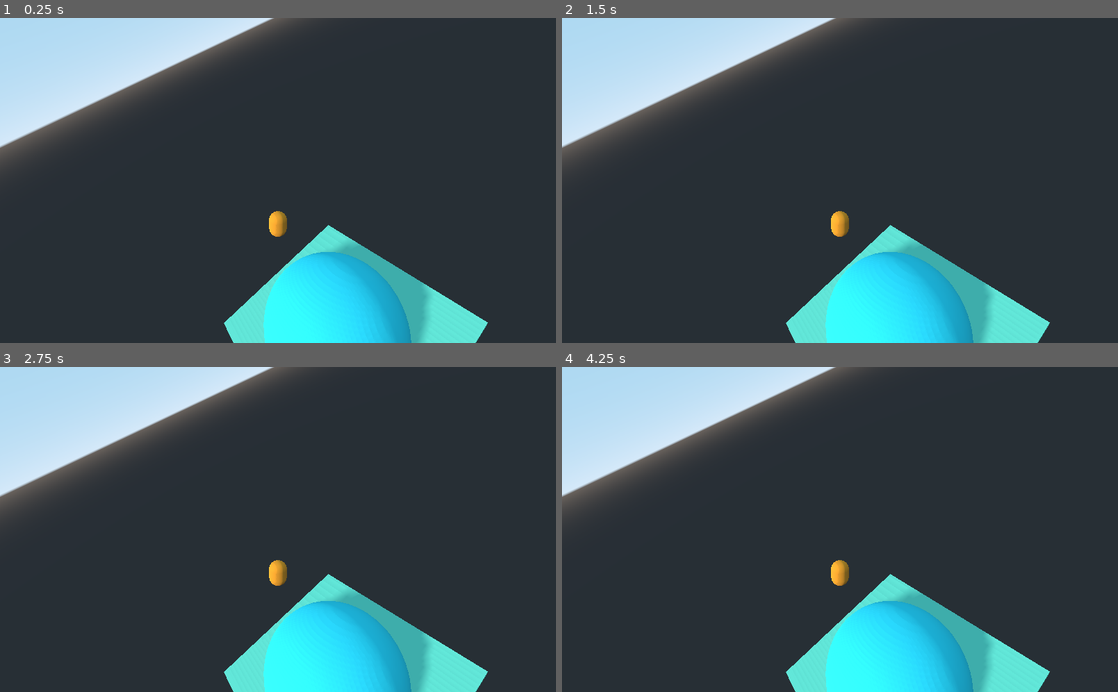
Above: before the commit, frames 1-4 (two rows, left to right).
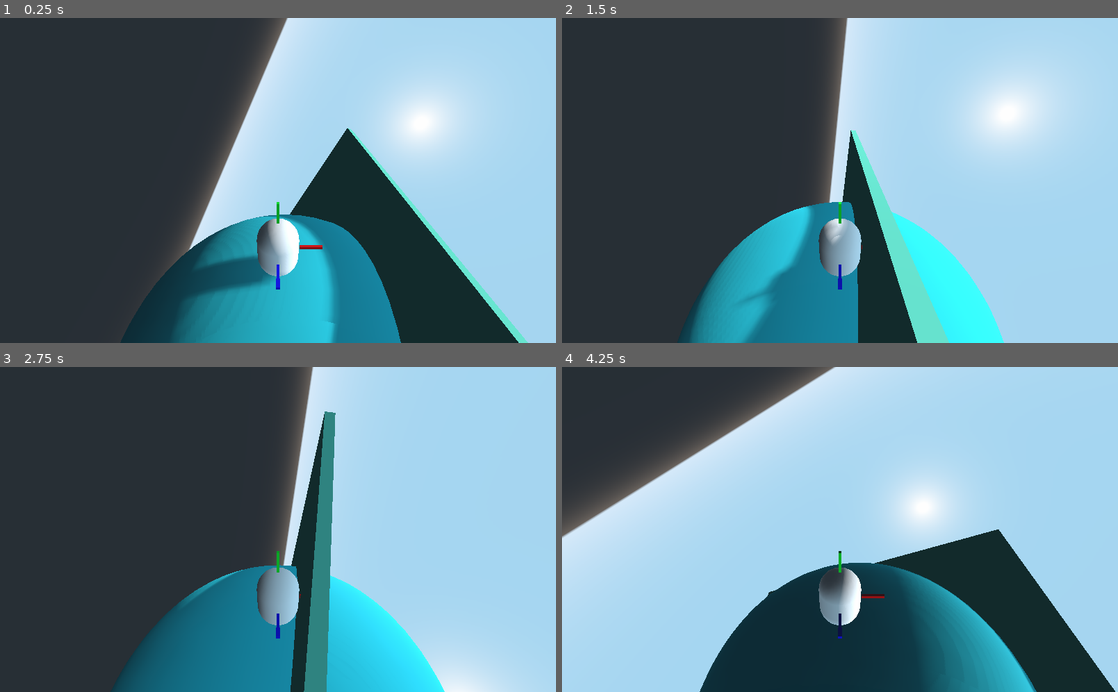
Above: after the commit, the same moments.

Repository: kevinms/godot-wild-jam-23
Game: Godot game, scene res://Game.tscn
The game is run twice, just before and just after one commit, with the same random seed, the same clock (stepped at 60 frames per second) and the same inputs.
Inputs:
- Up to frame 1 (0.25 s): no input
- Up to frame 2 (1.5 s): hold D (right) 0.53-1.28 s; tap Space (jump) at 0.6, 0.77, 1.07, 1.35 s; hold S (back) from 1.28 s (still down)
- Up to frame 3 (2.75 s): tap Space (jump) at 1.52, 1.82, 2.1 s; release S (back) at 2.03 s; hold D (right) from 2.03 s (still down)
- Up to frame 4 (4.25 s): release D (right) at 2.78 s; hold W (forward) 2.78-3.53 s; tap Space (jump) at 2.85, 3.02, 3.32, 3.6, 3.77, 4.07 s; hold A (left) from 3.53 s (still down)

The runs differ from the first frame. In frame 1, 68% of the frame differs, in the area x 0-100%, y 0-100%; in frame 2, 71%; in frame 3, 67%; in frame 4, 91%.

Commit message:
Finally got WASD movement and gravity around a sphere working! Now time for the camera... ugh...

Diff:
--- /dev/null
+++ b/Bob.gd
@@ -0,0 +1,86 @@
+extends KinematicBody
+
+var gravity = -30
+var speed = 20
+var jump = 30
+
+var velocity = Vector3()
+var acceleration = Vector3()
+
+var gravity_origin = Vector3()
+
+func _ready():
+	pass
+
+func input_direction():
+	var dir = Vector3()
+
+	if Input.is_action_pressed("forward"):
+		dir += Vector3.FORWARD
+	if Input.is_action_pressed("back"):
+		dir += Vector3.BACK
+	if Input.is_action_pressed("left"):
+		dir += Vector3.LEFT
+	if Input.is_action_pressed("right"):
+		dir += Vector3.RIGHT
+
+	return dir.normalized()
+
+func _physics_process(delta):
+	$"/root/DebugDraw".reset($Debug)
+
+	#attempt_1(delta)
+	#attempt_2(delta)
+
+	attempt_3(delta)
+
+func attempt_3(delta):
+	pass
+
+func attempt_2(delta):
+	# target rotation
+	# current rotation
+	# quaternion.slerp()
+
+	# In Global space
+	var player_up = global_transform.basis.y.normalized()
+	var world_up = (global_transform.origin - gravity_origin).normalized()
+
+	var player_forward = global_transform.basis.z.normalized()
+
+	var target = global_transform.origin + world_up.cross(player_forward)
+
+	$"/root/DebugDraw".global_sphere($Debug, target)
+
+	global_transform = global_transform.looking_at(target, player_up)
+
+	var p0 = global_transform.origin
+	var p1 = global_transform.origin + -global_transform.basis.y.normalized()
+
+	$"/root/DebugDraw".global_line($Debug, p0, p1)
+
+	#var current_rot = Quat(transform.basis)
+	#var new_rot = current_rot.slerp(Matrix3(x, y, z), dt*3.0)
+
+func attempt_1(delta):
+	# Get the input direction in local space
+	var dir = input_direction()
+
+	# Convert direction to global space (probaby a better way...)
+	dir = to_global(dir) - global_transform.origin
+
+	velocity.x = dir.x * speed
+	velocity.z = dir.z * speed
+
+	if Input.is_action_just_pressed("jump"):
+		velocity.y = dir.y * jump
+
+	# Apply gravity based on global gravity_origin
+	var gravity_up =  global_transform.origin - gravity_origin
+	velocity += gravity_up.normalized() * gravity * delta
+
+	# Apply jump force after gravity so it can override it
+	if Input.is_action_just_pressed("jump"):
+		pass
+
+	velocity = move_and_slide(velocity, Vector3.UP, true)
--- /dev/null
+++ b/Bob.tscn
@@ -0,0 +1,24 @@
+[gd_scene load_steps=5 format=2]
+
+[ext_resource path="res://Bob.gd" type="Script" id=1]
+
+[sub_resource type="CapsuleMesh" id=1]
+
+[sub_resource type="SpatialMaterial" id=2]
+albedo_color = Color( 0.964706, 0.6, 0.129412, 1 )
+
+[sub_resource type="CapsuleShape" id=3]
+
+[node name="Player" type="KinematicBody"]
+script = ExtResource( 1 )
+
+[node name="MeshInstance" type="MeshInstance" parent="."]
+transform = Transform( 1, 0, 0, 0, -4.37114e-08, -1, 0, 1, -4.37114e-08, 0, 0, 0 )
+mesh = SubResource( 1 )
+material/0 = SubResource( 2 )
+
+[node name="CollisionShape" type="CollisionShape" parent="."]
+transform = Transform( 1, 0, 0, 0, -4.37114e-08, -1, 0, 1, -4.37114e-08, 0, 0, 0 )
+shape = SubResource( 3 )
+
+[node name="Debug" type="Spatial" parent="."]
--- a/Game.tscn
+++ b/Game.tscn
@@ -1,8 +1,9 @@
-[gd_scene load_steps=10 format=2]
+[gd_scene load_steps=11 format=2]
 
 [ext_resource path="res://ImmediateGeometry.gd" type="Script" id=1]
 [ext_resource path="res://Player.tscn" type="PackedScene" id=2]
 [ext_resource path="res://Game.gd" type="Script" id=3]
+[ext_resource path="res://Bob.tscn" type="PackedScene" id=4]
 
 [sub_resource type="CubeMesh" id=1]
 
@@ -25,38 +26,38 @@
 transform = Transform( -3.56802e-08, 0.577672, -0.816269, 2.52509e-08, 0.816269, 0.577672, 1, 1.77636e-15, -4.37114e-08, -11.9749, 7.13501, 0 )
 shadow_enabled = true
 
-[node name="Player" parent="." instance=ExtResource( 2 )]
+[node name="Bob" parent="." instance=ExtResource( 4 )]
 transform = Transform( 0.751056, 0.432007, -0.499284, -0.359765, 0.90187, 0.239163, 0.55361, -2.98023e-08, 0.832776, 0, 26.3397, 0 )
 
-[node name="Camera" type="Camera" parent="Player"]
-transform = Transform( 1, 1.49012e-08, -2.98023e-08, 5.13552e-08, 0.936336, 0.351106, 2.98023e-08, -0.351106, 0.936336, 9.53674e-07, 13.811, 22.827 )
-current = true
+[node name="Ground" type="StaticBody" parent="."]
 
-[node name="StaticBody" type="StaticBody" parent="."]
-
-[node name="MeshInstance" type="MeshInstance" parent="StaticBody"]
+[node name="MeshInstance" type="MeshInstance" parent="Ground"]
 transform = Transform( 15.6861, 0, 0, 0, 0.294509, 0, 0, 0, 15.6861, 0, 0, 0 )
 mesh = SubResource( 1 )
 material/0 = SubResource( 2 )
 
-[node name="CollisionShape" type="CollisionShape" parent="StaticBody"]
+[node name="CollisionShape" type="CollisionShape" parent="Ground"]
 transform = Transform( 15.6861, 0, 0, 0, 0.294509, 0, 0, 0, 15.6861, 0, 0, 0 )
 shape = SubResource( 3 )
 
-[node name="StaticBody2" type="StaticBody" parent="."]
+[node name="Planet" type="StaticBody" parent="."]
 
-[node name="MeshInstance" type="MeshInstance" parent="StaticBody2"]
+[node name="MeshInstance" type="MeshInstance" parent="Planet"]
 transform = Transform( 11.9591, 0.0355373, -0.029886, -0.0355292, 11.9591, 0.0032782, 0.0298956, -0.00318944, 11.9591, 0, 0, 0 )
 mesh = SubResource( 4 )
 material/0 = SubResource( 5 )
 
-[node name="CollisionShape" type="CollisionShape" parent="StaticBody2"]
+[node name="CollisionShape" type="CollisionShape" parent="Planet"]
 transform = Transform( 11.9591, 0.0355373, -0.029886, -0.0355292, 11.9591, 0.0032782, 0.0298956, -0.00318944, 11.9591, 0, 0, 0 )
 shape = SubResource( 6 )
-
-[node name="Camera" type="Camera" parent="."]
-transform = Transform( 0.824176, -0.029452, 0.565568, -2.24821e-08, 0.998647, 0.0520047, -0.566334, -0.042861, 0.82306, 7.41883, 21.5303, 12.1637 )
 
 [node name="DebugDraw" type="ImmediateGeometry" parent="."]
 visible = false
 script = ExtResource( 1 )
+
+[node name="Player" parent="." instance=ExtResource( 2 )]
+transform = Transform( 0.135249, -0.990812, 0, 0.990812, 0.135249, 0, 0, 0, 1, -21.8634, -9.25483, 0 )
+
+[node name="Camera" type="Camera" parent="Player"]
+transform = Transform( 1, 0, 0, 0, 0.856456, 0.51622, 0, -0.51622, 0.856456, 0, 8.54824, 7.93212 )
+current = true
--- a/Player.gd
+++ b/Player.gd
@@ -1,18 +1,14 @@
 extends KinematicBody
 
-var gravity = -30
+# if it doesn't work, create a planet that is a sibling and switch to transform
+
+var velocity: Vector3
+var gravity = Vector3(0, -40, 0)
 var speed = 20
-var jump = 30
 
-var velocity = Vector3()
-var acceleration = Vector3()
+onready var planet = $"../Planet"
 
-var gravity_origin = Vector3()
-
-func _ready():
-	pass
-
-func input_direction():
+func local_input_direction():
 	var dir = Vector3()
 
 	if Input.is_action_pressed("forward"):
@@ -27,60 +23,37 @@
 	return dir.normalized()
 
 func _physics_process(delta):
-	$"/root/DebugDraw".reset($Debug)
+	var world_up = (global_transform.origin - planet.global_transform.origin).normalized()
+	var world_down = (planet.global_transform.origin - global_transform.origin).normalized()
 
-	#attempt_1(delta)
-	#attempt_2(delta)
+	#velocity +=  world_down * 20 * delta
 
-	attempt_3(delta)
-
-func attempt_3(delta):
-	pass
-
-func attempt_2(delta):
-	# target rotation
-	# current rotation
-	# quaternion.slerp()
-
-	# In Global space
-	var player_up = global_transform.basis.y.normalized()
-	var world_up = (global_transform.origin - gravity_origin).normalized()
-
-	var player_forward = global_transform.basis.z.normalized()
-
-	var target = global_transform.origin + world_up.cross(player_forward)
-
-	$"/root/DebugDraw".global_sphere($Debug, target)
-
-	global_transform = global_transform.looking_at(target, player_up)
-
-	var p0 = global_transform.origin
-	var p1 = global_transform.origin + -global_transform.basis.y.normalized()
-
-	$"/root/DebugDraw".global_line($Debug, p0, p1)
-
-	#var current_rot = Quat(transform.basis)
-	#var new_rot = current_rot.slerp(Matrix3(x, y, z), dt*3.0)
-
-func attempt_1(delta):
-	# Get the input direction in local space
-	var dir = input_direction()
+	var dir = local_input_direction()
 
 	# Convert direction to global space (probaby a better way...)
-	dir = to_global(dir) - global_transform.origin
+	#dir = (to_global(dir) - global_transform.origin).normalized()
+	#velocity += dir # The problem is that we continuously add but never reset
+
 
 	velocity.x = dir.x * speed
 	velocity.z = dir.z * speed
+	velocity.y += -20 * delta
 
-	if Input.is_action_just_pressed("jump"):
-		velocity.y = dir.y * jump
+	var global_velocity = to_global(velocity) - global_transform.origin
 
-	# Apply gravity based on global gravity_origin
-	var gravity_up =  global_transform.origin - gravity_origin
-	velocity += gravity_up.normalized() * gravity * delta
+	global_velocity = move_and_slide(global_velocity, Vector3.UP, true)
 
-	# Apply jump force after gravity so it can override it
-	if Input.is_action_just_pressed("jump"):
-		pass
+	velocity = to_local(global_velocity) - transform.origin
 
-	velocity = move_and_slide(velocity, Vector3.UP, true)
+	#velocity = move_and_slide_with_snap(velocity, Vector3.DOWN*2, Vector3.UP, true)
+	#velocity = move_and_slide(velocity, Vector3.UP, true)
+	#global_transform = align_with_y(global_transform, world_up)
+	var xform = align_with_y(global_transform, world_up)
+	global_transform = global_transform.interpolate_with(xform, 0.2)
+
+# https://kidscancode.org/godot_recipes/3d/3d_align_surface/
+func align_with_y(xform, new_y):
+	xform.basis.y = new_y
+	xform.basis.x = -xform.basis.z.cross(new_y)
+	xform.basis = xform.basis.orthonormalized()
+	return xform
--- a/Player.tscn
+++ b/Player.tscn
@@ -1,24 +1,57 @@
-[gd_scene load_steps=5 format=2]
+[gd_scene load_steps=10 format=2]
 
 [ext_resource path="res://Player.gd" type="Script" id=1]
 
 [sub_resource type="CapsuleMesh" id=1]
 
-[sub_resource type="SpatialMaterial" id=2]
-albedo_color = Color( 0.964706, 0.6, 0.129412, 1 )
+[sub_resource type="PrismMesh" id=2]
 
-[sub_resource type="CapsuleShape" id=3]
+[sub_resource type="SpatialMaterial" id=3]
+albedo_color = Color( 0.917647, 0.443137, 0.898039, 1 )
+
+[sub_resource type="CapsuleShape" id=4]
+
+[sub_resource type="CubeMesh" id=5]
+
+[sub_resource type="SpatialMaterial" id=6]
+albedo_color = Color( 0.00784314, 0, 1, 1 )
+
+[sub_resource type="SpatialMaterial" id=7]
+albedo_color = Color( 1, 0, 0, 1 )
+
+[sub_resource type="SpatialMaterial" id=8]
+albedo_color = Color( 0, 1, 0.180392, 1 )
 
 [node name="Player" type="KinematicBody"]
 script = ExtResource( 1 )
 
 [node name="MeshInstance" type="MeshInstance" parent="."]
-transform = Transform( 1, 0, 0, 0, -4.37114e-08, -1, 0, 1, -4.37114e-08, 0, 0, 0 )
+transform = Transform( 1, 0, 0, 0, -4.37114e-08, 1, 0, -1, -4.37114e-08, 0, 0, 0 )
 mesh = SubResource( 1 )
-material/0 = SubResource( 2 )
+material/0 = null
+
+[node name="Nose" type="MeshInstance" parent="MeshInstance"]
+transform = Transform( 1.24622e-08, -1.24622e-08, 0.285103, -3.73867e-08, 0.285103, 1.24622e-08, -0.285103, -3.73867e-08, 1.24622e-08, 1.19209e-07, 1.24805, 0.406156 )
+mesh = SubResource( 2 )
+material/0 = SubResource( 3 )
 
 [node name="CollisionShape" type="CollisionShape" parent="."]
-transform = Transform( 1, 0, 0, 0, -4.37114e-08, -1, 0, 1, -4.37114e-08, 0, 0, 0 )
-shape = SubResource( 3 )
+transform = Transform( 1, 0, 0, 0, -4.37114e-08, 1, 0, -1, -4.37114e-08, 0, 0, 0 )
+shape = SubResource( 4 )
 
-[node name="Debug" type="Spatial" parent="."]
+[node name="Gizmo" type="Spatial" parent="."]
+
+[node name="Z" type="MeshInstance" parent="Gizmo"]
+transform = Transform( 0.0723377, 0, 0, 0, 0.0723377, 0, 0, 0, 0.555103, 0, 0, 1.60792 )
+mesh = SubResource( 5 )
+material/0 = SubResource( 6 )
+
+[node name="X" type="MeshInstance" parent="Gizmo"]
+transform = Transform( -3.16198e-09, 0, 0.555103, 0, 0.0723377, 0, -0.0723377, 0, -2.42643e-08, 1.587, 0, 0 )
+mesh = SubResource( 5 )
+material/0 = SubResource( 7 )
+
+[node name="Y" type="MeshInstance" parent="Gizmo"]
+transform = Transform( 0.0723377, 0, 0, 0, -3.16198e-09, 0.555103, 0, -0.0723377, -2.42643e-08, 0, 2.1088, 0 )
+mesh = SubResource( 5 )
+material/0 = SubResource( 8 )
